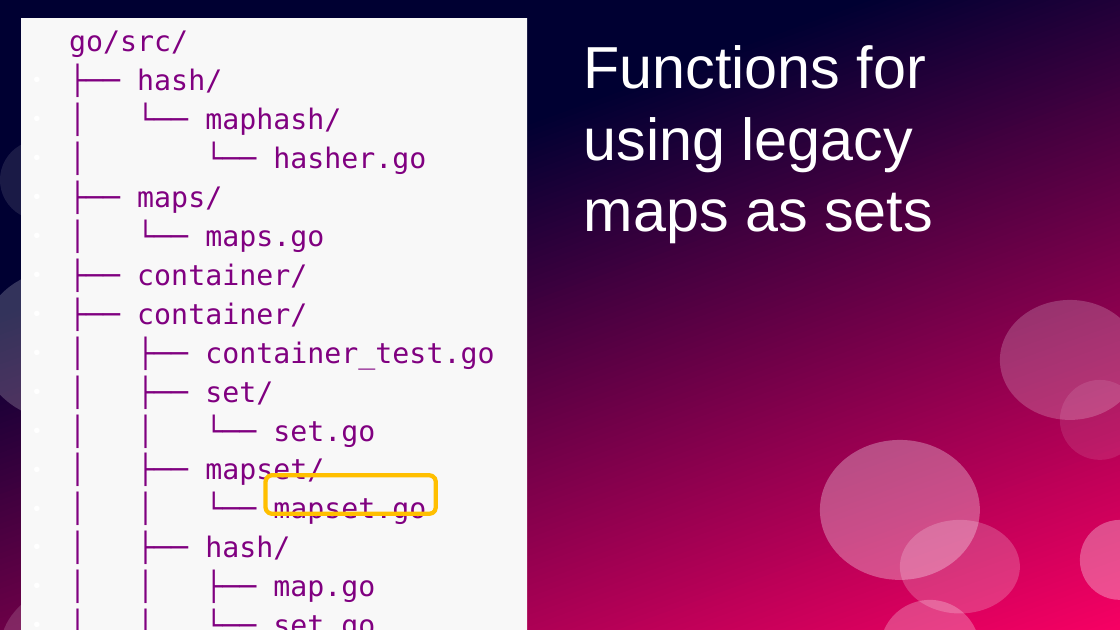
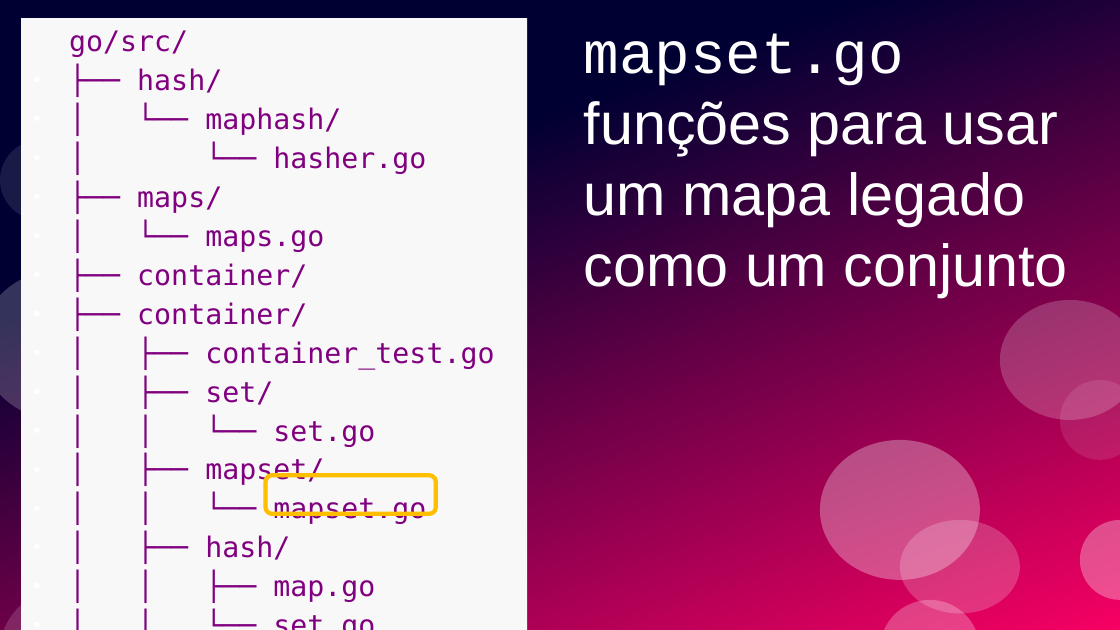
Before and after one commit to ramalho/sets-in-go, a slide deck: slide 62 of conj-em-go1_28.odp (slide 59 before the commit). Drawn at 1120x630 pixels with LibreOffice and Linux fonts; fonts in the diff are those of the drawing. Boxes give left, top, right and bottom in pixels: in the first picture for what was removed or moved away, otherwise in the second. Text is boxed around its words. In the diff, an @@ line names an element or a change of style, - is before the commit and + after.

```diff
--- a/conj-em-go1_28.odp
+++ b/conj-em-go1_28.odp
@@ title removed at box(584, 45, 933, 242) @@
-Functions for
-using legacy
-maps as sets
@@ title added at box(584, 33, 1068, 297), 42 pt, text #FFFFFF @@
+mapset.go
+funções para usar um mapa legado como um conjunto
```
Also in this commit, not shown: 52 other slides changed, 12 slides added, 9 slides removed, 5 other files.
